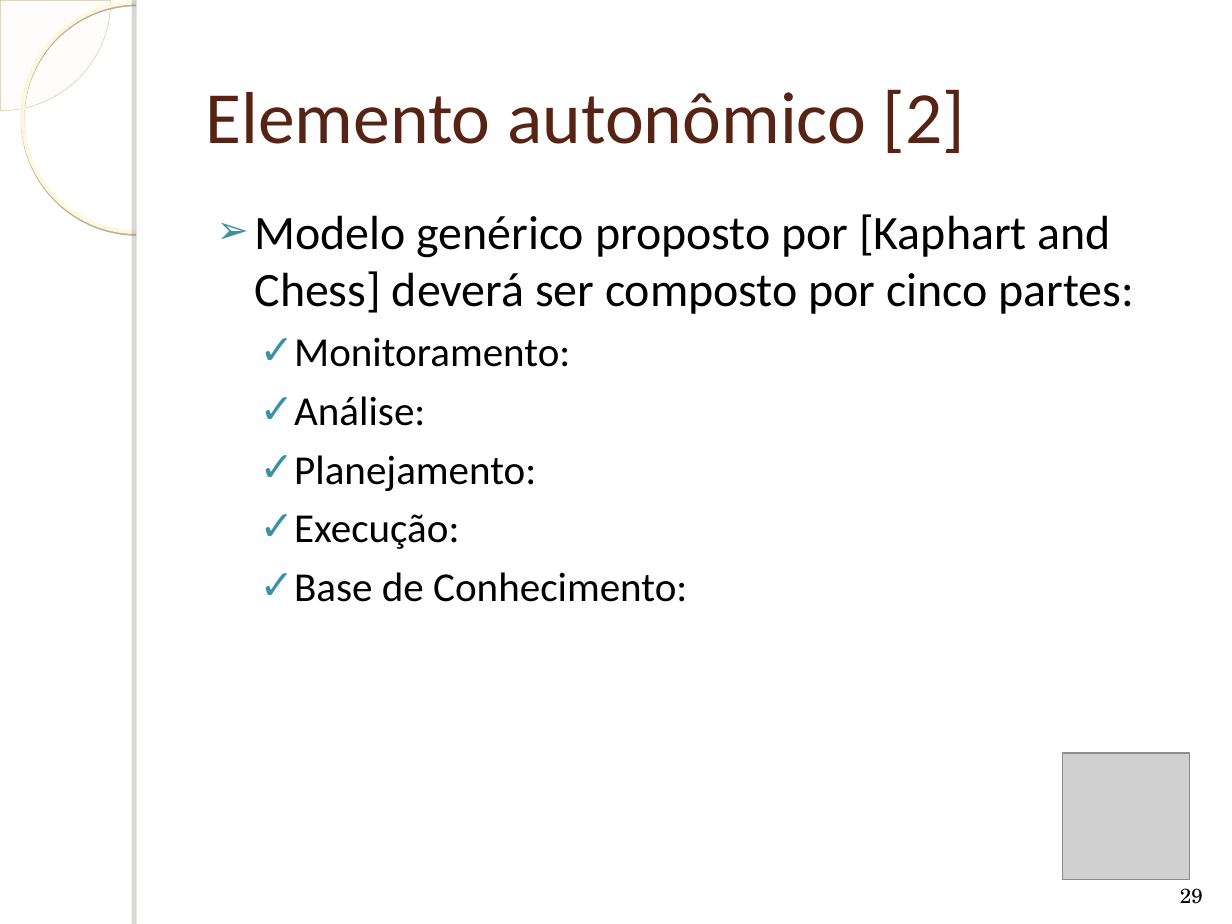
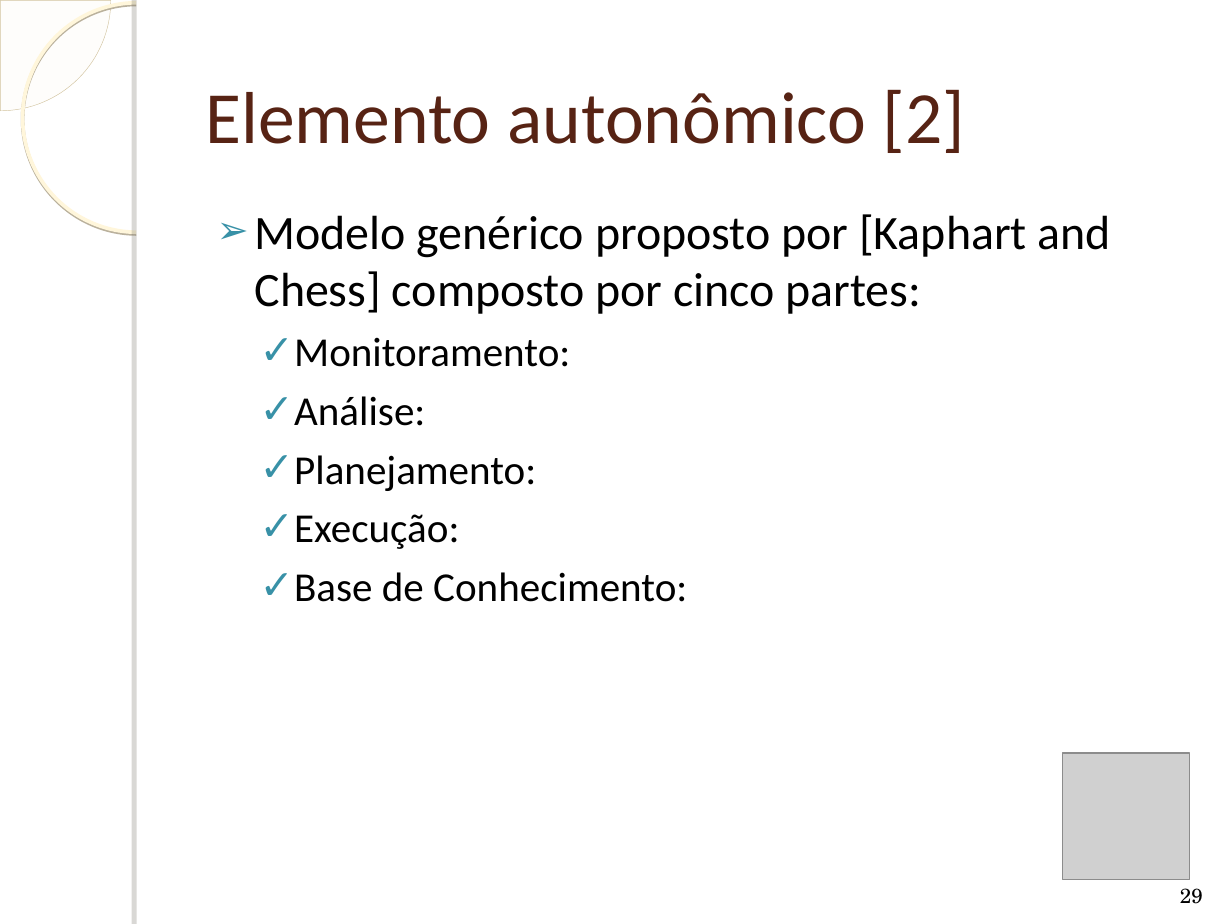
Before and after one commit to humbertogaliza/relatorio-mob655, a slide deck: slide 29 of Apresentação Redes Autonômicas.ppt. Drawn at 1232x924 pixels with LibreOffice and Linux fonts; fonts in the diff are those of the drawing; grey boxes stand for pictures; background and template pictures are left out. Boxes give left, top, right and bottom in pixels: in the first picture for what was removed or moved away, otherwise in the second. Text is boxed around its words. In the diff, an @@ line names an element or a change of style, - is before the commit and + after.

```diff
--- a/Apresentação Redes Autonômicas.ppt
+++ b/Apresentação Redes Autonômicas.ppt
@@ text at [255,214,1111,314]: text changed @@
-➢ Modelo genérico proposto por [Kaphart and Chess] deverá ser composto por cinco partes:
+➢ Modelo genérico proposto por [Kaphart and Chess] composto por cinco partes:
```
Also in this commit, not shown: 5 other slides changed, 5 slides added, 1 slide removed, 1 other file.
